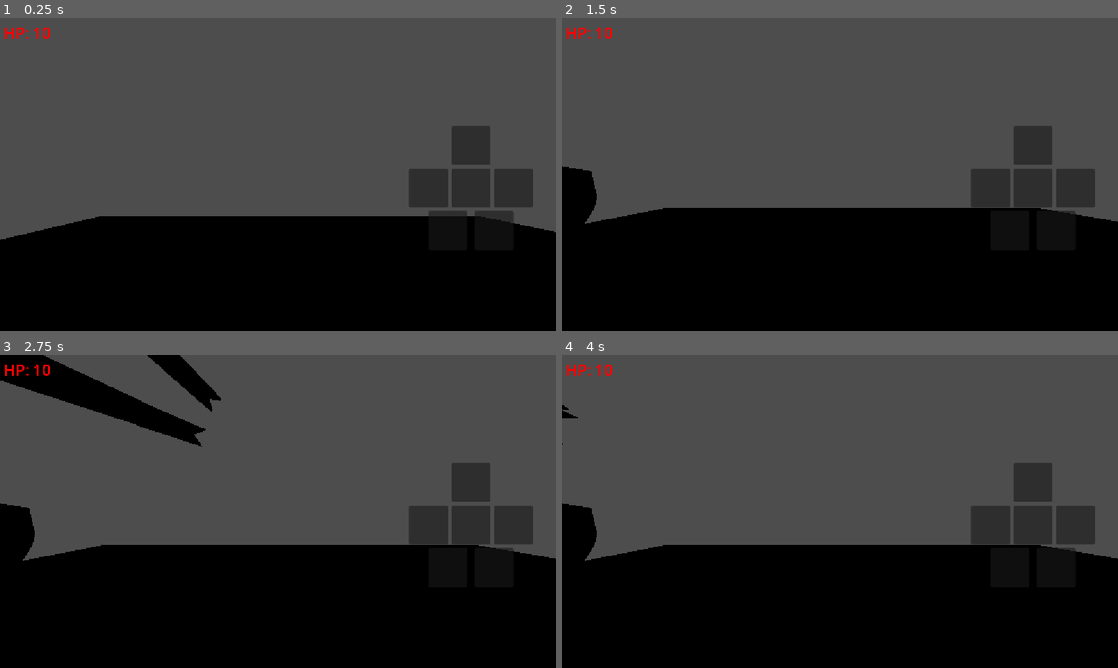
Above: before the commit, frames 1-4 (two rows, left to right).
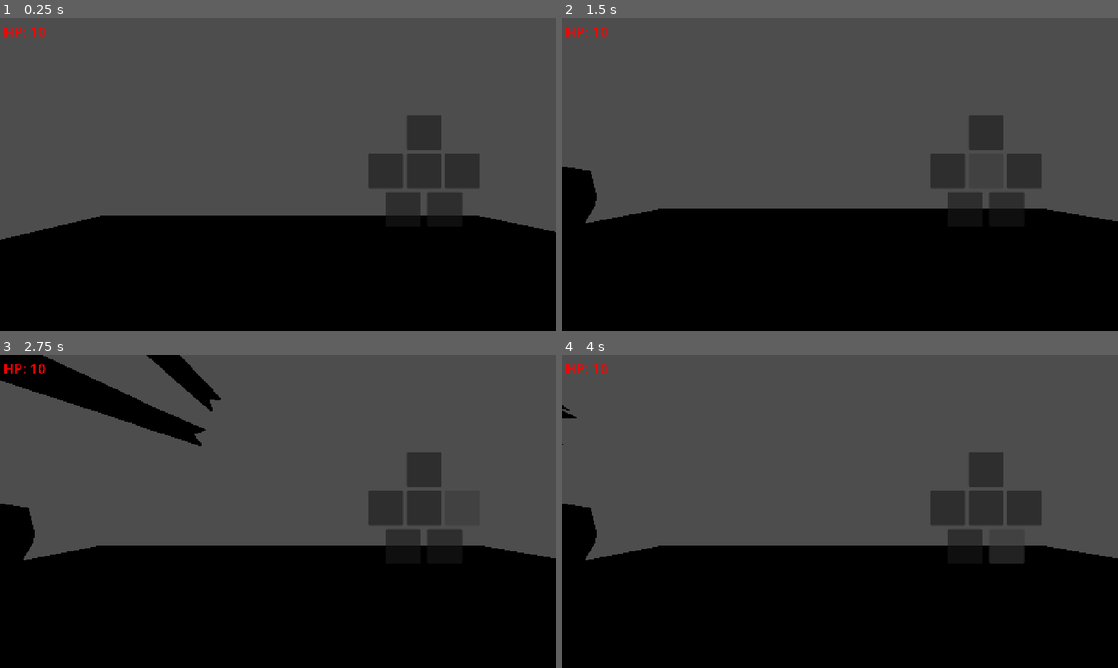
Above: after the commit, the same moments.

Repository: TristanBumpus/wild_jam_94
Game: Godot game, scene res://Levels/test_world.tscn
Same seed, same stepped clock (60 frames per second), same inputs: the game is played once before the commit and once after it.
Inputs (mouse positions are in pixels of both pictures, inside the frame that each line leads up to; where the layout moved, square brackets give the same spot in the first picture):
- Up to frame 1 (0.25 s): no input
- Up to frame 2 (1.5 s): click (984, 133) [1034, 146] at 0.5 s; click (984, 171) [1034, 187] at 1.25 s
- Up to frame 3 (2.75 s): click (461, 508) [511, 524] at 2 s
- Up to frame 4 (4 s): click (945, 508) [990, 524] at 2.75 s; click (1006, 545) [1056, 567] at 3.5 s

The runs differ from the first frame. In frame 1, 4.9% of the frame differs, in the area x 0-100%, y 2-71%; in frame 2, 4.2%; in frame 3, 4.5%; in frame 4, 4.6%.

Commit message:
add shader and part fx

Diff:
--- a/Entitites/limbs/kobold/kobold_head.tscn
+++ b/Entitites/limbs/kobold/kobold_head.tscn
@@ -2,18 +2,122 @@
 
 [ext_resource type="Script" uid="uid://1ncxcw86231v" path="res://Scripts/limb.gd" id="1_0pict"]
 [ext_resource type="PackedScene" uid="uid://bs7e0p5p3aq55" path="res://meshes/limbilimb/kobold/kobold_head_obj.tscn" id="2_ou8un"]
+[ext_resource type="Texture2D" uid="uid://bl2obv4g4fnnq" path="res://assets/fire/fire2.png" id="3_t0umq"]
+[ext_resource type="QuadMesh" uid="uid://c3hb0q50no7pm" path="res://assets/fire/qua_mesh.tres" id="4_248ph"]
+
+[sub_resource type="Animation" id="Animation_t0umq"]
+length = 0.001
+tracks/0/type = "value"
+tracks/0/imported = false
+tracks/0/enabled = true
+tracks/0/path = NodePath("fire_fx:emitting")
+tracks/0/interp = 1
+tracks/0/loop_wrap = true
+tracks/0/keys = {
+"times": PackedFloat32Array(0),
+"transitions": PackedFloat32Array(1),
+"update": 1,
+"values": [true]
+}
+tracks/1/type = "value"
+tracks/1/imported = false
+tracks/1/enabled = true
+tracks/1/path = NodePath("kobold_head:rotation")
+tracks/1/interp = 1
+tracks/1/loop_wrap = true
+tracks/1/keys = {
+"times": PackedFloat32Array(0),
+"transitions": PackedFloat32Array(1),
+"update": 0,
+"values": [Vector3(0, 0, 0)]
+}
 
 [sub_resource type="Animation" id="Animation_ou8un"]
 resource_name = "attack"
+tracks/0/type = "value"
+tracks/0/imported = false
+tracks/0/enabled = true
+tracks/0/path = NodePath("fire_fx:emitting")
+tracks/0/interp = 1
+tracks/0/loop_wrap = true
+tracks/0/keys = {
+"times": PackedFloat32Array(0.033333335, 0.90000004),
+"transitions": PackedFloat32Array(1, 1),
+"update": 1,
+"values": [true, false]
+}
+tracks/1/type = "value"
+tracks/1/imported = false
+tracks/1/enabled = true
+tracks/1/path = NodePath("kobold_head:rotation")
+tracks/1/interp = 1
+tracks/1/loop_wrap = true
+tracks/1/keys = {
+"times": PackedFloat32Array(0, 0.033333335, 0.10867332, 0.1963131, 0.40000004, 0.6, 0.90000004),
+"transitions": PackedFloat32Array(1, 1, 1, 1, 1, 1, 1),
+"update": 0,
+"values": [Vector3(0, 0, 0), Vector3(0, 0, 0), Vector3(-0.2224008, -0.10815754, 0.09933041), Vector3(0.036422756, 0.14992899, 0.13897623), Vector3(0.29518798, 0.15665695, 0.17939419), Vector3(0.03475674, -0.10064002, 0.20657672), Vector3(0.07514208, 0.14684759, -0.05249998)]
+}
+
+[sub_resource type="Animation" id="Animation_248ph"]
+resource_name = "idle"
+tracks/0/type = "value"
+tracks/0/imported = false
+tracks/0/enabled = true
+tracks/0/path = NodePath("fire_fx:emitting")
+tracks/0/interp = 1
+tracks/0/loop_wrap = true
+tracks/0/keys = {
+"times": PackedFloat32Array(0, 0.033333335),
+"transitions": PackedFloat32Array(1, 1),
+"update": 1,
+"values": [false, false]
+}
+tracks/1/type = "value"
+tracks/1/imported = false
+tracks/1/enabled = true
+tracks/1/path = NodePath("kobold_head:rotation")
+tracks/1/interp = 1
+tracks/1/loop_wrap = true
+tracks/1/keys = {
+"times": PackedFloat32Array(0, 0.033333335),
+"transitions": PackedFloat32Array(1, 1),
+"update": 0,
+"values": [Vector3(0, 0, 0), Vector3(0, 0, 0)]
+}
 
 [sub_resource type="AnimationLibrary" id="AnimationLibrary_21taa"]
 _data = {
-&"attack": SubResource("Animation_ou8un")
+&"RESET": SubResource("Animation_t0umq"),
+&"attack": SubResource("Animation_ou8un"),
+&"idle": SubResource("Animation_248ph")
 }
 
 [sub_resource type="CapsuleShape3D" id="CapsuleShape3D_ou8un"]
 radius = 0.65771484
 height = 2.8615723
+
+[sub_resource type="StandardMaterial3D" id="StandardMaterial3D_pgdg7"]
+transparency = 1
+shading_mode = 0
+vertex_color_use_as_albedo = true
+vertex_color_is_srgb = true
+albedo_texture = ExtResource("3_t0umq")
+albedo_texture_force_srgb = true
+texture_filter = 0
+billboard_mode = 3
+billboard_keep_scale = true
+particles_anim_h_frames = 1
+particles_anim_v_frames = 1
+particles_anim_loop = false
+
+[sub_resource type="Curve" id="Curve_rxyrm"]
+_data = [Vector2(0, 0.35255563), 0.0, 1.895005, 0, 0, Vector2(1, 1), 0.0, 0.0, 0, 0]
+point_count = 2
+
+[sub_resource type="Gradient" id="Gradient_x0om8"]
+offsets = PackedFloat32Array(0.28368795, 1)
+colors = PackedColorArray(1, 1, 1, 1, 0.16924527, 0.1692453, 0.16924521, 1)
 
 [node name="kobold_head" type="RigidBody3D" unique_id=856710131]
 script = ExtResource("1_0pict")
@@ -22,7 +126,7 @@
 metadata/_custom_type_script = "uid://1ncxcw86231v"
 
 [node name="kobold_head" parent="." unique_id=1762839225 instance=ExtResource("2_ou8un")]
-transform = Transform3D(1, 0, 0, 0, 1, 0, 0, 0, 1, 0, 0.8020927, 0)
+transform = Transform3D(1.0000001, 0, 0, 0, 0.99999994, 0, 0, 0, 1, 0, 0.8020927, 0)
 
 [node name="AnimationPlayer" type="AnimationPlayer" parent="." unique_id=1959474128]
 libraries/ = SubResource("AnimationLibrary_21taa")
@@ -30,3 +134,28 @@
 [node name="CollisionShape3D" type="CollisionShape3D" parent="." unique_id=1556025935]
 transform = Transform3D(1, 0, 0, 0, -4.371139e-08, -1, 0, 1, -4.371139e-08, 0, 0.50526404, -0.15466309)
 shape = SubResource("CapsuleShape3D_ou8un")
+
+[node name="fire_fx" type="CPUParticles3D" parent="." unique_id=1127974677]
+transform = Transform3D(1, 0, 0, 0, 1, 0, 0, 0, 1, 0, 0.2832663, -1.9503574)
+material_override = SubResource("StandardMaterial3D_pgdg7")
+amount = 50
+lifetime = 2.0
+lifetime_randomness = 0.08
+fixed_fps = 30
+visibility_aabb = AABB(-4, -4, -4, 8, 8, 8)
+mesh = ExtResource("4_248ph")
+emission_shape = 1
+emission_sphere_radius = 0.2
+particle_flag_rotate_y = true
+direction = Vector3(0, 0, 0)
+spread = 15.0
+gravity = Vector3(0, 0, -8.35)
+initial_velocity_min = 1.0
+initial_velocity_max = 2.0
+angle_min = -179.99998
+angle_max = 180.00002
+scale_amount_min = 0.9
+scale_amount_max = 1.4
+scale_amount_curve = SubResource("Curve_rxyrm")
+color = Color(2.7786894, 1.4719771, 0.91565424, 1)
+color_ramp = SubResource("Gradient_x0om8")
--- a/Levels/test_world_env.tscn
+++ b/Levels/test_world_env.tscn
@@ -1,14 +1,69 @@
 [gd_scene format=3 uid="uid://iftn41ff1h7n"]
 
 [ext_resource type="MeshLibrary" uid="uid://drtr75uunroyp" path="res://assets/dungeon/tileset_dungeon2.meshlib" id="1_yipuo"]
+[ext_resource type="PackedScene" uid="uid://c1a28bmrhgxgu" path="res://Entitites/player/player.tscn" id="2_yipuo"]
+[ext_resource type="PackedScene" uid="uid://cqwgc1byhuh1k" path="res://objects/torch.tscn" id="3_8qmsi"]
+[ext_resource type="Shader" uid="uid://cll4oveewc5m8" path="res://shader/overlay.gdshader" id="4_d4flt"]
+[ext_resource type="Shader" uid="uid://cxegt1gmvpqmi" path="res://shader/overlaytest2d.gdshader" id="5_vrwk1"]
+
+[sub_resource type="ShaderMaterial" id="ShaderMaterial_duyax"]
+render_priority = 99
+shader = ExtResource("4_d4flt")
+shader_parameter/pixel_size = 3.0
+shader_parameter/levels = 35.0
+shader_parameter/gamma = Vector2(0.13, 9.055)
+
+[sub_resource type="QuadMesh" id="QuadMesh_vrwk1"]
+material = SubResource("ShaderMaterial_duyax")
+flip_faces = true
+size = Vector2(2, 2)
+
+[sub_resource type="ShaderMaterial" id="ShaderMaterial_gy64i"]
+shader = ExtResource("5_vrwk1")
+shader_parameter/pixel_size = 2.0
+shader_parameter/levels = 35.0
+shader_parameter/gamma = Vector2(0.24, 7.71)
+shader_parameter/curvature = 14.95
+shader_parameter/vignette_multiplier = 5.75
+shader_parameter/test_scanlines = 7.5600000000000005
+
+[sub_resource type="QuadMesh" id="QuadMesh_xsv13"]
+size = Vector2(1280, 720)
+center_offset = Vector3(640, 360, 0)
 
 [node name="test_world_env" type="Node3D" unique_id=277827708]
 
 [node name="GridMap" type="GridMap" parent="." unique_id=1606076858]
+transform = Transform3D(6, 0, 0, 0, 6, 0, 0, 0, 6, 0, 0, 0)
 mesh_library = ExtResource("1_yipuo")
 data = {
 "cells": PackedInt32Array(65535, 1, 0, 65535, 2, 0, 65535, 0, 0, 65535, 65535, 0, 65534, 65535, 0, 65534, 0, 0, 65534,  …(392 unchanged characters)…
 }
 
-[node name="Camera3D" type="Camera3D" parent="." unique_id=1093920599]
-transform = Transform3D(1, 0, 0, 0, 1, 0, 0, 0, 1, 0, 2.17792, 7.673998)
+[node name="player" parent="." unique_id=1745359200 instance=ExtResource("2_yipuo")]
+transform = Transform3D(1, 0, 0, 0, 1, 0, 0, 0, 1, -5.123927, 16.29289, 2.1971378)
+
+[node name="torch" parent="." unique_id=352304234 instance=ExtResource("3_8qmsi")]
+transform = Transform3D(-4.371139e-08, 0, 1, 0, 1, 0, -1, 0, -4.371139e-08, 11.589674, 16.511292, -6.4303703)
+
+[node name="torch2" parent="." unique_id=1249424885 instance=ExtResource("3_8qmsi")]
+transform = Transform3D(-4.371139e-08, 0, 1, 0, 1, 0, -1, 0, -4.371139e-08, 11.589674, 16.511292, 26.805454)
+
+[node name="Label3D" type="Label3D" parent="." unique_id=394314309]
+transform = Transform3D(1, 0, 0, 0, 1, 0, 0, 0, 1, -0.8109406, 11.929473, -5.65567)
+render_priority = 127
+outline_render_priority = 127
+text = "test"
+font_size = 989
+
+[node name="MeshInstance3D" type="MeshInstance3D" parent="." unique_id=833517187]
+visible = false
+extra_cull_margin = 16384.0
+mesh = SubResource("QuadMesh_vrwk1")
+
+[node name="CanvasLayer" type="CanvasLayer" parent="." unique_id=888756309]
+layer = 99
+
+[node name="MeshInstance2D" type="MeshInstance2D" parent="CanvasLayer" unique_id=160269715]
+material = SubResource("ShaderMaterial_gy64i")
+mesh = SubResource("QuadMesh_xsv13")
--- a/UI/ui.tscn
+++ b/UI/ui.tscn
@@ -9,6 +9,7 @@
 anchor_bottom = 1.0
 grow_horizontal = 2
 grow_vertical = 2
+mouse_filter = 2
 
 [node name="health" type="Label" parent="Control" unique_id=1260494247]
 layout_mode = 0
--- /dev/null
+++ b/assets/fire/fire_pro_mat.tres
@@ -0,0 +1,43 @@
+[gd_resource type="ParticleProcessMaterial" format=3 uid="uid://b6pythop6u0hb"]
+
+[sub_resource type="Curve" id="Curve_u1my3"]
+_data = [Vector2(0.15584415, 1), 0.0, 0.0, 0, 0, Vector2(0.7987013, 1), 0.0, 0.0, 0, 0, Vector2(1, 0), 0.0, 0.0, 0, 0]
+point_count = 3
+
+[sub_resource type="CurveTexture" id="CurveTexture_x0om8"]
+curve = SubResource("Curve_u1my3")
+
+[sub_resource type="Gradient" id="Gradient_x0om8"]
+offsets = PackedFloat32Array(0.28368795, 1)
+colors = PackedColorArray(1, 1, 1, 1, 0.16924527, 0.1692453, 0.16924521, 1)
+
+[sub_resource type="GradientTexture1D" id="GradientTexture1D_dvc4m"]
+gradient = SubResource("Gradient_x0om8")
+
+[sub_resource type="Curve" id="Curve_rxyrm"]
+_data = [Vector2(0, 0.35255563), 0.0, 1.895005, 0, 0, Vector2(1, 1), 0.0, 0.0, 0, 0]
+point_count = 2
+
+[sub_resource type="CurveTexture" id="CurveTexture_hrxpy"]
+curve = SubResource("Curve_rxyrm")
+
+[resource]
+lifetime_randomness = 0.08
+particle_flag_rotate_y = true
+emission_shape = 1
+emission_sphere_radius = 0.2
+angle_min = -179.99998
+angle_max = 180.00002
+direction = Vector3(0, 1, 0)
+spread = 15.0
+initial_velocity_min = 1.0
+initial_velocity_max = 2.0
+radial_velocity_min = -0.25002235
+radial_velocity_max = 0.49997765
+gravity = Vector3(0, 1, 0)
+scale_min = 0.9
+scale_max = 1.4
+scale_curve = SubResource("CurveTexture_hrxpy")
+color = Color(2.7786894, 1.4719771, 0.91565424, 1)
+color_ramp = SubResource("GradientTexture1D_dvc4m")
+alpha_curve = SubResource("CurveTexture_x0om8")
--- /dev/null
+++ b/assets/fire/qua_mesh.tres
@@ -0,0 +1,3 @@
+[gd_resource type="QuadMesh" format=3 uid="uid://c3hb0q50no7pm"]
+
+[resource]
--- /dev/null
+++ b/objects/door.tscn
@@ -0,0 +1,16 @@
+[gd_scene format=3 uid="uid://bqpv1ak4mud4c"]
+
+[ext_resource type="PackedScene" uid="uid://c48yw7bao8jxe" path="res://assets/objects/door.glb" id="1_566yj"]
+
+[sub_resource type="CapsuleShape3D" id="CapsuleShape3D_j7xx1"]
+radius = 2.0
+height = 7.0
+
+[node name="door" type="StaticBody3D" unique_id=1206126029]
+
+[node name="door" parent="." unique_id=1824624448 instance=ExtResource("1_566yj")]
+transform = Transform3D(1, 0, 0, 0, 1, 0, 0, 0, 1, 0, 0, -1)
+
+[node name="CollisionShape3D" type="CollisionShape3D" parent="." unique_id=1257703492]
+transform = Transform3D(1, 0, 0, 0, 1, 0, 0, 0, 1, 0, 1.5, 0)
+shape = SubResource("CapsuleShape3D_j7xx1")
--- /dev/null
+++ b/objects/torch.tscn
@@ -0,0 +1,71 @@
+[gd_scene format=3 uid="uid://cqwgc1byhuh1k"]
+
+[ext_resource type="PackedScene" uid="uid://3i07sueee7c7" path="res://assets/objects/torch2.glb" id="1_i3qqe"]
+[ext_resource type="Texture2D" uid="uid://bl2obv4g4fnnq" path="res://assets/fire/fire2.png" id="2_f3qhp"]
+[ext_resource type="Material" uid="uid://b6pythop6u0hb" path="res://assets/fire/fire_pro_mat.tres" id="3_dvc4m"]
+[ext_resource type="QuadMesh" uid="uid://c3hb0q50no7pm" path="res://assets/fire/qua_mesh.tres" id="4_rxyrm"]
+
+[sub_resource type="StandardMaterial3D" id="StandardMaterial3D_u1my3"]
+transparency = 1
+shading_mode = 0
+vertex_color_use_as_albedo = true
+vertex_color_is_srgb = true
+albedo_texture = ExtResource("2_f3qhp")
+albedo_texture_force_srgb = true
+texture_filter = 0
+billboard_mode = 3
+billboard_keep_scale = true
+particles_anim_h_frames = 1
+particles_anim_v_frames = 1
+particles_anim_loop = false
+
+[sub_resource type="Curve" id="Curve_rxyrm"]
+_data = [Vector2(0, 0.35255563), 0.0, 1.895005, 0, 0, Vector2(1, 1), 0.0, 0.0, 0, 0]
+point_count = 2
+
+[sub_resource type="Gradient" id="Gradient_x0om8"]
+offsets = PackedFloat32Array(0.28368795, 1)
+colors = PackedColorArray(1, 1, 1, 1, 0.16924527, 0.1692453, 0.16924521, 1)
+
+[node name="torch" type="StaticBody3D" unique_id=352304234]
+
+[node name="torch2" parent="." unique_id=1688982626 instance=ExtResource("1_i3qqe")]
+transform = Transform3D(2, 0, 0, 0, 2, 0, 0, 0, 2, 0, 1.3207972, -0.8226042)
+
+[node name="OmniLight3D" type="OmniLight3D" parent="." unique_id=1253183506]
+transform = Transform3D(1, 0, 0, 0, 1, 0, 0, 0, 1, 0, 3.5223408, -3.2307339)
+light_color = Color(0.8039216, 0.40784314, 0.23921569, 1)
+light_energy = 8.0
+omni_range = 80.56387
+
+[node name="fire_fx2" type="GPUParticles3D" parent="." unique_id=372202833]
+transform = Transform3D(1, 0, 0, 0, 1, 0, 0, 0, 1, 0, 5.1490717, -5.8197107)
+material_override = SubResource("StandardMaterial3D_u1my3")
+emitting = false
+amount = 25
+process_material = ExtResource("3_dvc4m")
+draw_pass_1 = ExtResource("4_rxyrm")
+
+[node name="fire_fx" type="CPUParticles3D" parent="." unique_id=84097126]
+transform = Transform3D(1, 0, 0, 0, 1, 0, 0, 0, 1, 0, 2.5745358, -2.192675)
+material_override = SubResource("StandardMaterial3D_u1my3")
+amount = 50
+lifetime_randomness = 0.08
+fixed_fps = 30
+visibility_aabb = AABB(-4, -4, -4, 8, 8, 8)
+mesh = ExtResource("4_rxyrm")
+emission_shape = 1
+emission_sphere_radius = 1.4
+particle_flag_rotate_y = true
+direction = Vector3(0, 1, 0)
+spread = 15.0
+gravity = Vector3(0, 1, 0)
+initial_velocity_min = 1.0
+initial_velocity_max = 2.0
+angle_min = -179.99998
+angle_max = 180.00002
+scale_amount_min = 0.9
+scale_amount_max = 1.4
+scale_amount_curve = SubResource("Curve_rxyrm")
+color = Color(2.7786894, 1.4719771, 0.91565424, 1)
+color_ramp = SubResource("Gradient_x0om8")
--- /dev/null
+++ b/objects/vase.tscn
@@ -0,0 +1,16 @@
+[gd_scene format=3 uid="uid://ddel5brshl8fu"]
+
+[ext_resource type="PackedScene" uid="uid://ol26ftironu0" path="res://assets/objects/vase2.glb" id="1_16yq0"]
+
+[sub_resource type="CapsuleShape3D" id="CapsuleShape3D_16yq0"]
+radius = 1.0
+height = 2.22583
+
+[node name="vase" type="StaticBody3D" unique_id=1770591776]
+
+[node name="vase2" parent="." unique_id=640155627 instance=ExtResource("1_16yq0")]
+transform = Transform3D(1, 0, 0, 0, 1, 0, 0, 0, 1, 0, 1.1786592, 0)
+
+[node name="CollisionShape3D" type="CollisionShape3D" parent="." unique_id=1809736816]
+transform = Transform3D(1, 0, 0, 0, 1, 0, 0, 0, 1, 0, 1.0379639, 0)
+shape = SubResource("CapsuleShape3D_16yq0")
--- a/project.godot
+++ b/project.godot
@@ -21,6 +21,8 @@
 
 [display]
 
+window/size/viewport_width=1280
+window/size/viewport_height=720
 window/stretch/mode="canvas_items"
 
 [file_customization]
@@ -30,7 +32,10 @@
 "res://Entitites/": "red",
 "res://Levels/": "green",
 "res://Scripts/": "blue",
-"res://assets/": "orange"
+"res://assets/": "orange",
+"res://meshes/": "gray",
+"res://objects/": "teal",
+"res://shader/": "yellow"
 }
 
 [global_group]
--- /dev/null
+++ b/shader/overlay.gdshader
@@ -0,0 +1,42 @@
+shader_type spatial;
+render_mode unshaded,fog_disabled;
+
+uniform sampler2D screen_texture : hint_screen_texture;
+uniform float pixel_size : hint_range(0.0, 20.0, 1.0);
+uniform float levels : hint_range(0.0, 100.0, 1.0);
+uniform vec2 gamma;
+
+void vertex() {
+	POSITION= vec4(VERTEX.xy,1.0,1.0);
+}
+
+void fragment() {
+	vec2 tex_size = vec2(textureSize(screen_texture,0));
+	vec2 pixel_count = tex_size / (pixel_size * 2.);
+	vec2 pixelated_uv = floor(SCREEN_UV * pixel_count) / pixel_count;
+	vec4 color = texture(screen_texture, pixelated_uv);
+
+	color.rgb = pow(color.rgb,vec3(gamma.x));
+
+	float grayscale = max(color.r,max(color.g,color.b));
+	float lower = floor(grayscale * levels) / levels;
+	float higher = ceil(grayscale * levels) / levels;
+
+	float lower_diff = abs(lower - grayscale);
+	float higher_diff = abs(higher - grayscale);
+
+	float level = lower_diff < higher_diff ? lower : higher;
+	float adjustment = level / grayscale;
+	color.rgb *= adjustment;
+
+	color.rgb = pow(color.rgb,vec3(gamma.y));
+
+
+	ALBEDO = color.rgb;
+	ALPHA = color.a;
+}
+
+//void light() {
+//	// Called for every pixel for every light affecting the material.
+//	// Uncomment to replace the default light processing function with this one.
+//}
--- /dev/null
+++ b/shader/overlaytest2d.gdshader
@@ -0,0 +1,62 @@
+shader_type canvas_item;
+render_mode unshaded, skip_vertex_transform;
+
+uniform float pixel_size : hint_range(0.0, 20.0, 1.0);
+uniform float levels : hint_range(0.0, 2000.0, 1.0);
+uniform vec2 gamma;
+
+uniform float curvature = 5.0;
+uniform float vignette_multiplier = 0.6;
+uniform float test_scanlines = 5.0;
+
+uniform sampler2D screen_texture: hint_screen_texture;
+
+
+
+//void vertex() {
+	//POSITION = vec4(VERTEX.xy,1.0,1.0);
+//}
+
+void fragment() {
+	// Called for every pixel the material is visible on.
+	vec2 tex_size = vec2(textureSize(screen_texture,0));
+	vec2 pixel_count = tex_size / (pixel_size * 2.0);
+	vec2 pixelated_uv = floor(SCREEN_UV * pixel_count) / pixel_count;
+	vec4 color = texture(screen_texture,pixelated_uv);
+
+	color.rgb = pow(color.rgb,vec3(gamma.x));
+
+
+	float grayscale = max(color.r,max(color.g,color.b));
+	float lower = floor(grayscale * levels)/levels;
+	float higher = ceil(grayscale * levels)/levels;
+
+	float lower_diff = abs(lower - grayscale);
+	float higher_diff = abs(higher - grayscale);
+
+	float level = lower_diff < higher_diff ? lower : higher;
+
+	float adjustement = level / grayscale;
+
+	color.rgb *= adjustement;
+	color.rgb = pow(color.rgb,vec3(gamma.y));
+
+	COLOR.xyz = color.rgb;
+	COLOR.a = color.a;
+	vec2 centered_uv = pixelated_uv * 2.0 - 1.0;
+	vec2 uv_offset = centered_uv.yx / curvature;
+	vec2 warped_uv = centered_uv + centered_uv * uv_offset * uv_offset;
+	vec3 cutoff = vec3(step(abs(warped_uv.x), 1.0) * step(abs(warped_uv.y), 1.0));
+	vec3 scanlines = vec3(sin(test_scanlines * warped_uv.y * 180.0) * 0.05 + 0.95);
+	vec3 vignette = vec3(length(pow(abs(centered_uv), vec2(4.0)) / 3.0));
+
+	vec3 screen_color = textureLod(screen_texture, (warped_uv + 1.0) / 2.0, 0.2).rgb * cutoff * scanlines;
+	screen_color -= vignette * vignette_multiplier;
+	//COLOR += vec4(screen_color, 1.0)/10.0;
+
+}
+
+//void light() {
+//	// Called for every pixel for every light affecting the material.
+//	// Uncomment to replace the default light processing function with this one.
+//}
Binary file added: assets/fire/fire.png
Not shown, added: assets/fire/fire.png.import
Binary file added: assets/fire/fire2.png
Not shown, added: assets/fire/fire2.png.import
Binary file added: assets/objects/barrel.glb
Not shown, added: assets/objects/barrel.glb.import
Binary file added: assets/objects/barrel2.glb
Not shown, added: assets/objects/barrel2.glb.import
Binary file added: assets/objects/barrel2_barrel_TEXT.png
Not shown, added: assets/objects/barrel2_barrel_TEXT.png.import
Binary file added: assets/objects/barrel_barrel_TEXT.png
Not shown, added: assets/objects/barrel_barrel_TEXT.png.import
(and 22 more such lines)
